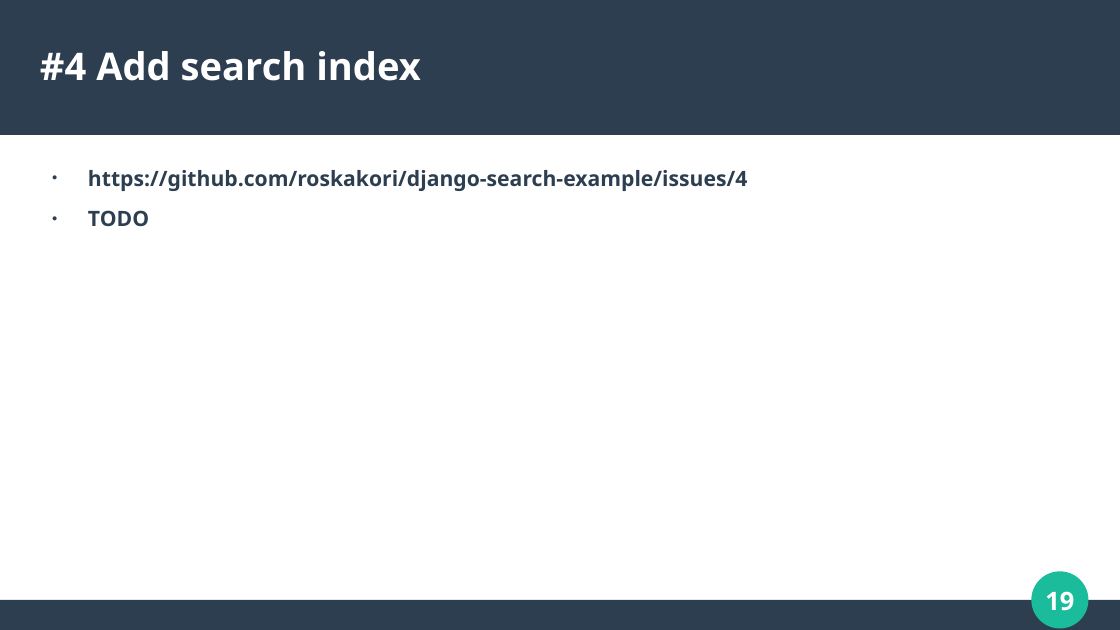
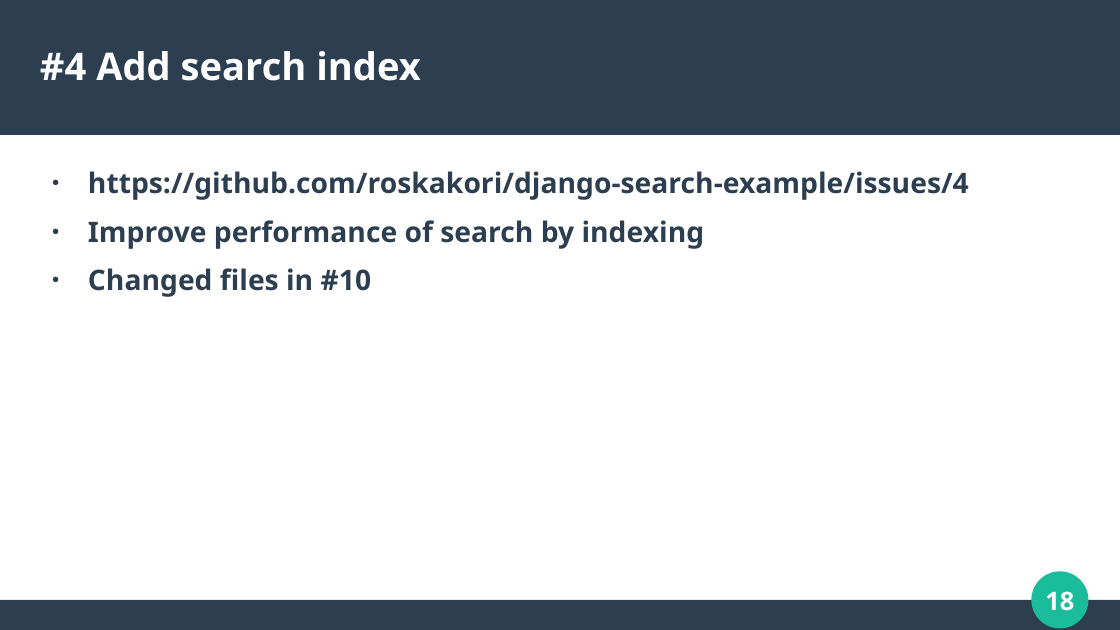
Before and after one commit to roskakori/django-search-example, a slide deck: slide 18 of Full text search with Django and PostgreSQL.odp (slide 19 before the commit). Drawn at 1120x630 pixels with LibreOffice and Linux fonts; fonts in the diff are those of the drawing. Boxes give left, top, right and bottom in pixels: in the first picture for what was removed or moved away, otherwise in the second. Text is boxed around its words. In the diff, an @@ line names an element or a change of style, - is before the commit and + after.

Commit message:
Add links to issues and changed files.

```diff
--- a/Full text search with Django and PostgreSQL.odp
+++ b/Full text search with Django and PostgreSQL.odp
@@ text at bbox=[88, 171, 969, 200]: size 15 to 20 pt in "https://github.com/roskakori/django-search-example/issues/4" @@
@@ text at bbox=[88, 220, 705, 297]: text changed; size 15 to 20 pt @@
-● TODO
+● Improve performance of search by indexing
+● Changed files in #10
@@ page number at bbox=[1045, 591, 1074, 611]: text changed @@
-19
+18
```
Also in this commit, not shown: 10 other slides changed, 1 slide removed.
